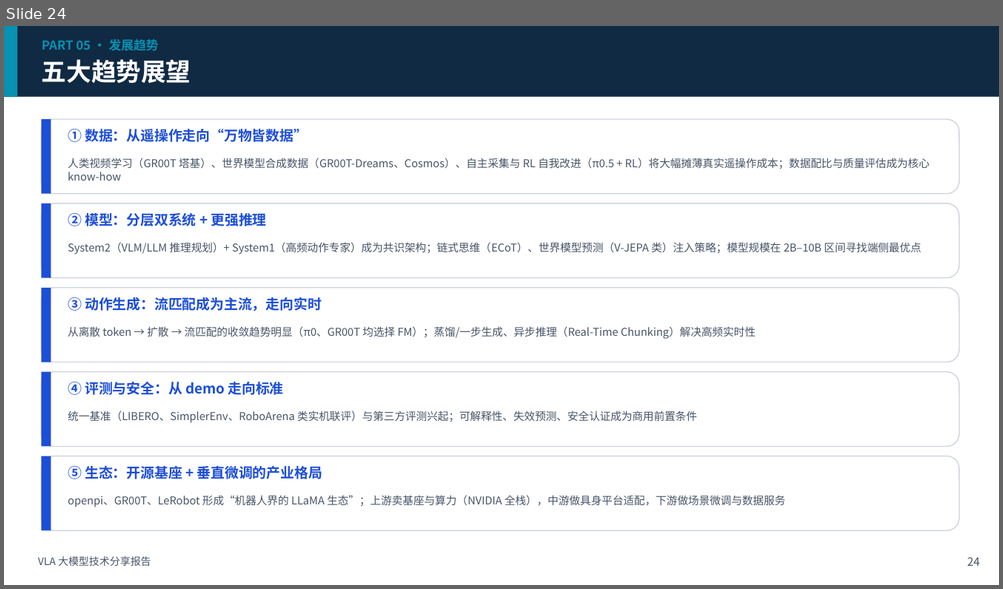
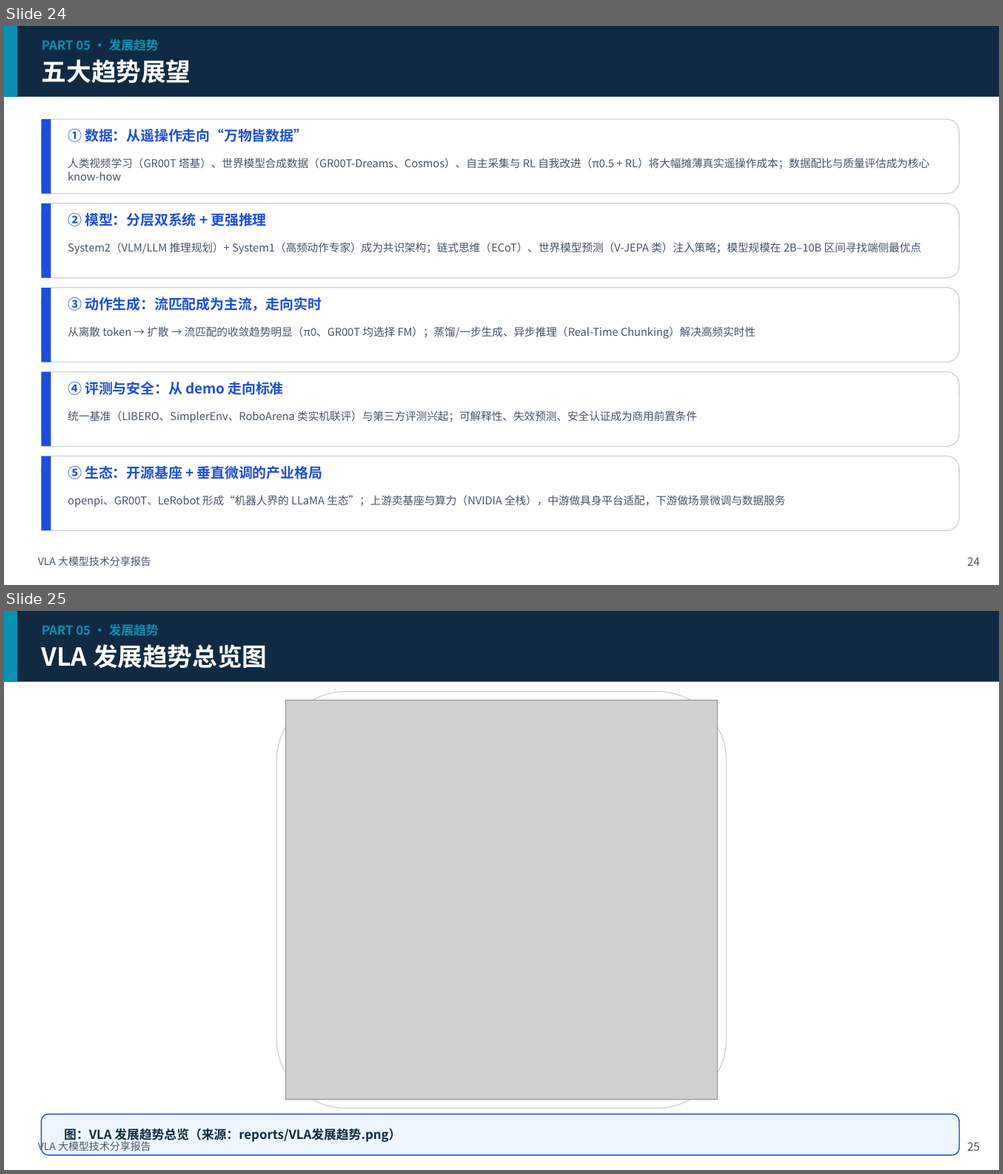
Before and after one commit to liumouyun0413/embodied-intlligence, a slide deck: reports/VLA大模型技术分享报告.pptx. Shown one above the other, each under a label of ours: slide 24 before the commit, slides 24 and 25 after it. The pictures are 1003x589 and 1003x1174 pixels, drawn with LibreOffice and Linux fonts; fonts in the diff are those of the drawing; grey boxes stand for pictures. Boxes give left, top, right and bottom in pixels: in the first picture for what was removed or moved away, otherwise in the second. Text is boxed around its words. In the diff, an @@ line names an element or a change of style, - is before the commit and + after.

```diff
--- a/reports/VLA大模型技术分享报告.pptx
+++ b/reports/VLA大模型技术分享报告.pptx
@@ slide 25 added at (4, 611, 999, 1170), background #FFFFFF @@
@@ rectangle added at (4, 611, 999, 682), fill #102A43 @@
@@ rectangle added at (4, 611, 17, 682), fill #0891B2 @@
@@ text added at (42, 624, 267, 668), 12 pt, text #0891B2, bold @@
+PART 05 · 发展趋势
+VLA 发展趋势总览图
@@ rounded rectangle added at (276, 692, 726, 1109), fill #FFFFFF, outline #D0D5DD 1 pt @@
@@ picture added at (285, 701, 717, 1099) @@
@@ rounded rectangle added at (41, 1115, 959, 1156), fill #EFF6FF, outline #1D4ED8 1 pt @@
@@ text added at (38, 1140, 151, 1153), 10 pt, text #475467 @@
+VLA 大模型技术分享报告
@@ text added at (64, 1128, 401, 1143), 12 pt, text #102A43, bold @@
+图：VLA 发展趋势总览（来源：reports/VLA发展趋势.png）
@@ text added at (967, 1142, 979, 1151), 11 pt, text #475467 @@
+25
```
Also in this commit, not shown: 1 slide changed.
